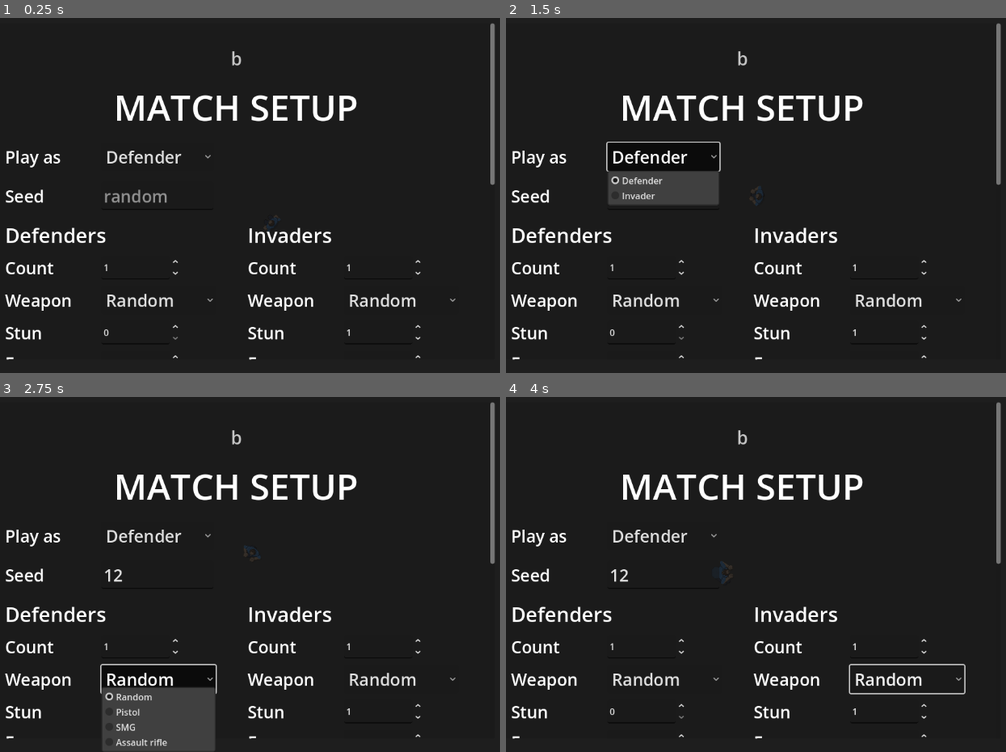
Above: before the commit, frames 1-4 (two rows, left to right).
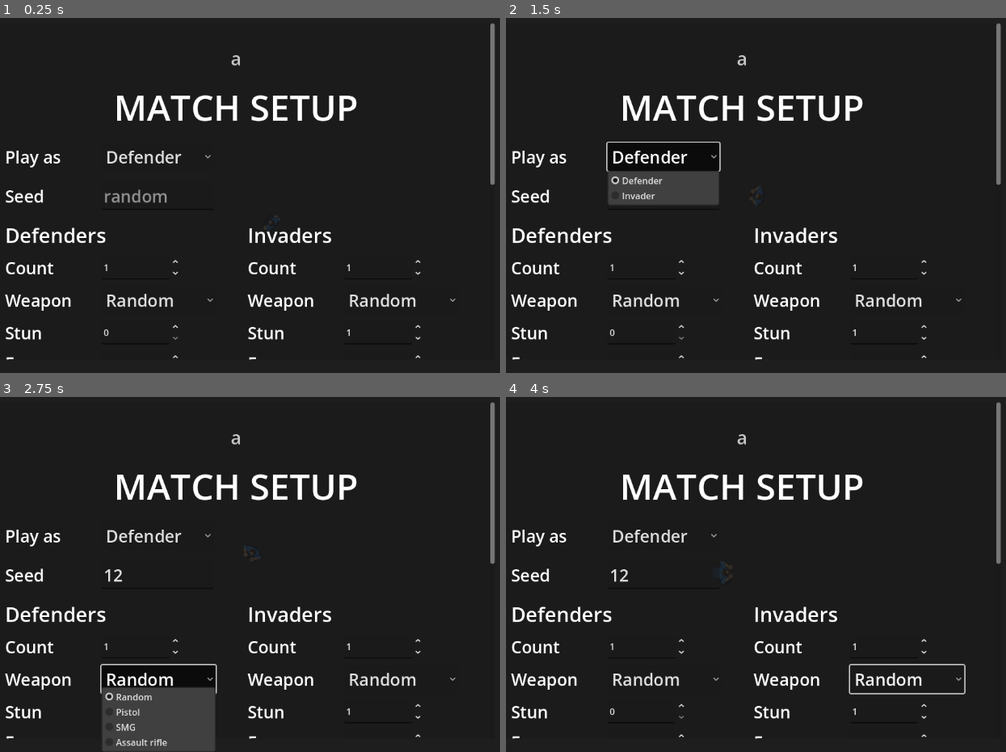
Above: after the commit, the same moments.

Repository: AnthonyThomasson/Example-Godot
Game: Godot game, scene res://scenes/main.tscn
Same seed, same stepped clock (60 frames per second), same inputs: the game is played once before the commit and once after it.
Inputs (mouse positions are in pixels of both pictures, inside the frame that each line leads up to):
- Up to frame 1 (0.25 s): no input
- Up to frame 2 (1.5 s): click (661, 195) at 0.52 s; type "12" at 0.6 s; click "Defender" at 1.25 s
- Up to frame 3 (2.75 s): click "Random" at 2 s
- Up to frame 4 (4 s): click "Random" at 2.75 s; tap Enter at 3.5 s; move the mouse to (886, 553) at 3.52 s; hold Up from 3.53 s (still down); tap C (crouch) at 3.6 s; click (886, 553) at 3.67 s; tap Shift (run) at 3.8 s

The runs differ from the first frame. In frame 1, less than 0.1% of the frame differs, in the area x 46-49%, y 9-14%; in frame 2, less than 0.1%; in frame 3, less than 0.1%; in frame 4, less than 0.1%.

Commit message:
Drop the three unused grenade-zone wrappers from AgentPerception
Checklist D2.

Co-Authored-By: Claude Fable 5.1 <noreply@anthropic.com>

Diff:
--- a/scenes/ai/perception/agent_perception.gd
+++ b/scenes/ai/perception/agent_perception.gd
@@ -909,26 +909,6 @@
 	return _grenades.announcements()
 
 
-## How far (px) from a burst of `kind` and danger `radius` the danger zone reaches (a frag's blast radius and `evade_margin`).
-func grenade_zone_radius(kind: StringName, radius: float) -> float:
-	return _throw.zone_radius(kind, radius)
-
-
-## Whether a body `height` tall (-1: the standing height) at world point `p` is inside the danger zone of a grenade of `kind`
-## and danger `radius` that would go off at `burst`: within the zone's reach and not shielded from the burst (docs/grenades.md G7, G16).
-func in_grenade_zone(character, kind: StringName, radius: float, burst: Vector2, p: Vector2, height := -1.0) -> bool:
-	return _throw.in_zone(character.get_world_2d().direct_space_state, kind, radius, burst, p,
-		height if height >= 0.0 else _throw.stand_height(), _character_rids(character))
-
-
-## The nearest safe spot (by route) the NPC can reach before a grenade of `kind` and danger `radius` at `burst` goes off
-## in `fuse_left` s: `{ spot, crouch, route }`, `spot` being `Vector2.INF` when there is none in time (see agent_throw.gd `escape`).
-func grenade_escape(character, kind: StringName, radius: float, burst: Vector2, fuse_left: float) -> Dictionary:
-	var world: World2D = character.get_world_2d()
-	return _throw.escape(world.direct_space_state, world.navigation_map, kind, radius, burst, character.global_position, fuse_left,
-		_throw.run_speed(character), _character_rids(character))
-
-
 ## Whether a grenade of `kind` can be lobbed from `from` to `to`: within its throw range and over everything between, low furniture included.
 func can_lob(character, from: Vector2, to: Vector2, kind: StringName) -> bool:
 	return _throw.can_lob(character.get_world_2d().direct_space_state, from, to, _throw.range_of(kind), _character_rids(character))
